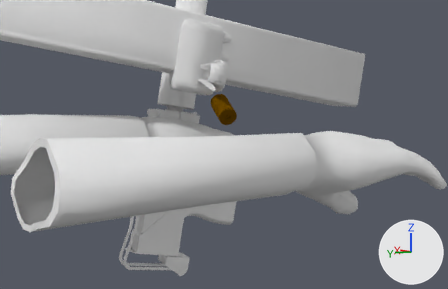
An edit to the Blender file Joshua-Boo-Boos Mac-10 Mod/Mac-10.blend, drawn before and after from the same camera.
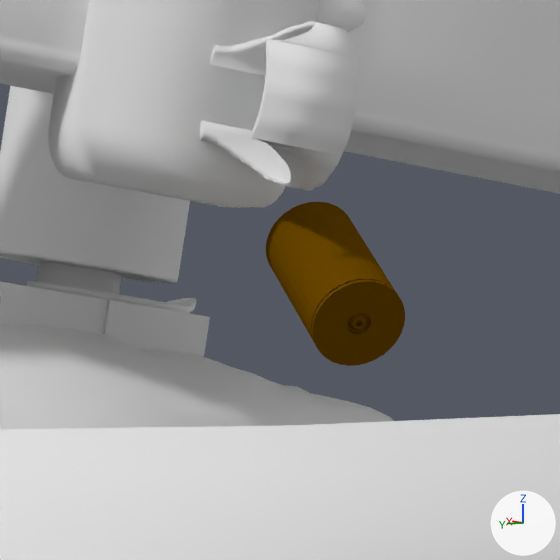
Each version appears first from a 50 mm lens placed at (-6.87, 4.53, -0.04), pointed at (4.79, -3.18, -1.32), and next in a close-up on the part from 36% to 59% of the width and 19% to 56% of the height. Every picture has the same lights, and +X, +Y and +Z are marked at lower right.

In view in the first close-up: 'Bolt', 'Bullet', 'Charging Handle', 'Hands.001', 'Mac-10', 'Magazine'.
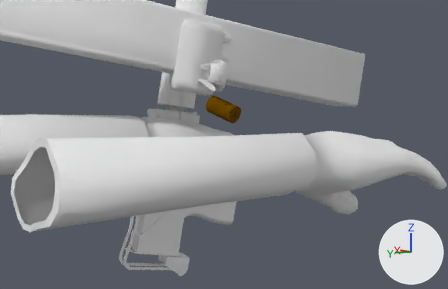
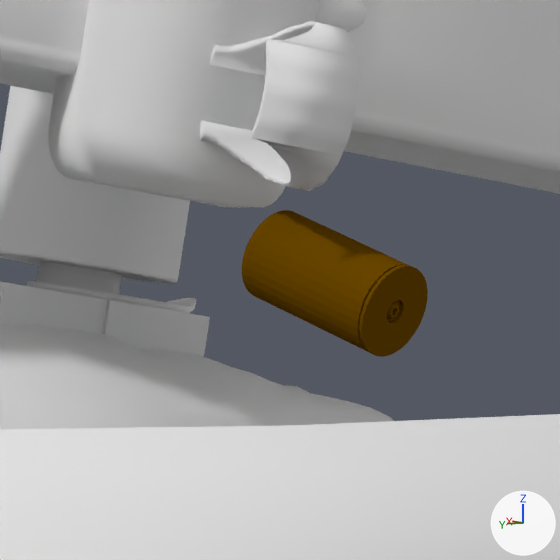
Commit message: I updated the Mac-10.

Location of each change, (x1, y1, x2, y2) in pixels of the close-ups (560 x 560 px):
'Bullet', turned
    before: (266, 202, 405, 366)
    after: (242, 210, 428, 357)

The change, as a list of edits to the scene's bpy script:
```text
Change ob_bullet:
    ob_bullet.rotation_euler: (-1.129, -1.047, -0.442) -> (-0.106, -0.545, -0.319)  # degrees (-65, -60, -25) -> degrees (-6.1, -31, -18)
```
